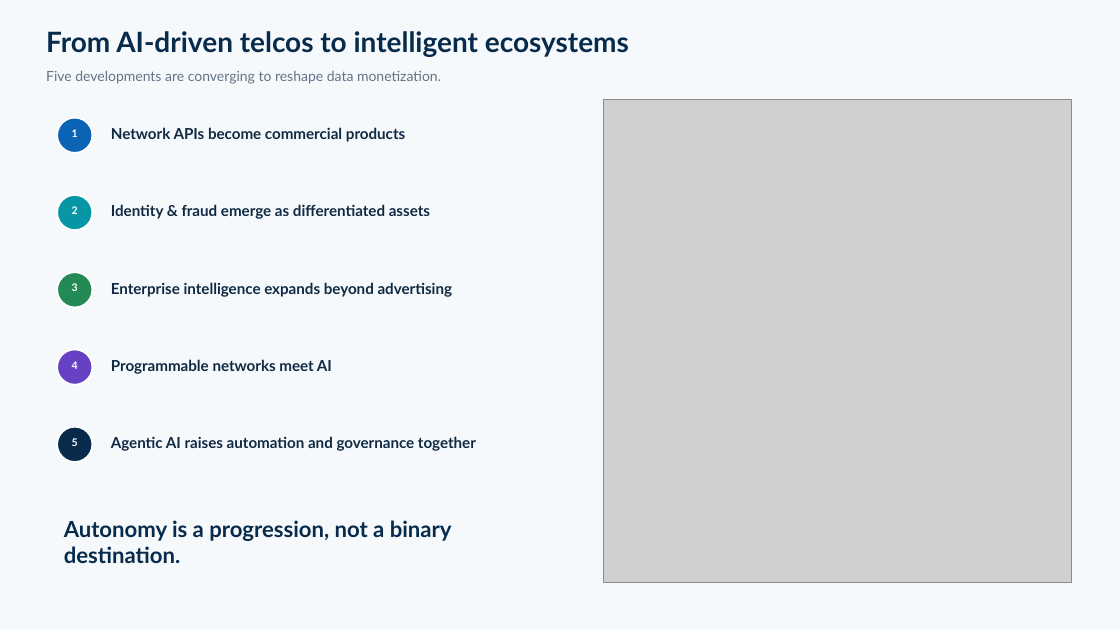
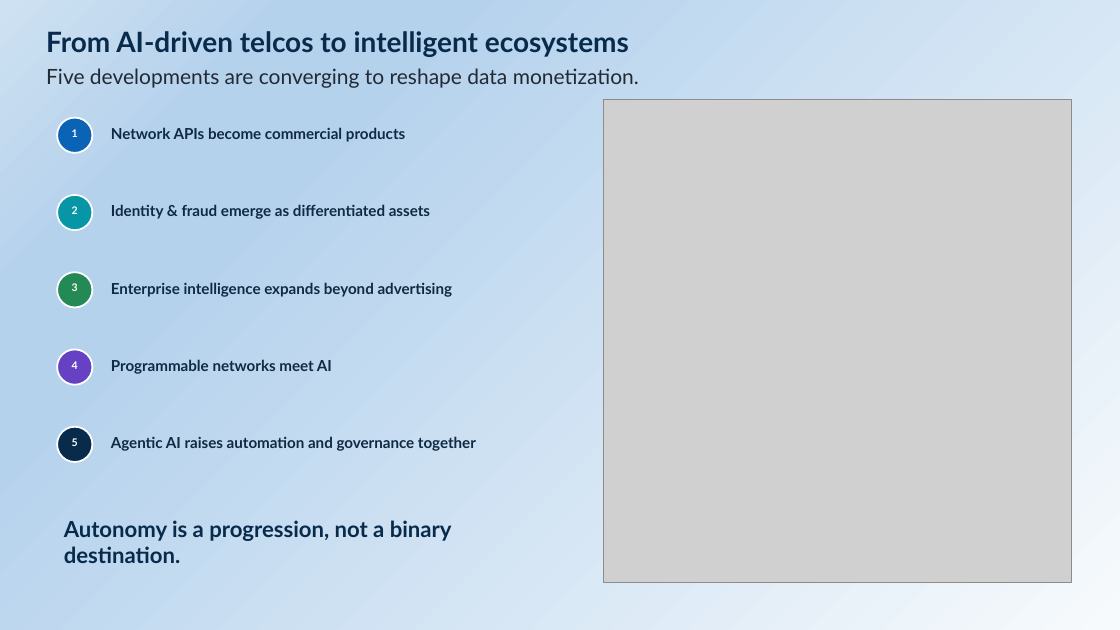
Before and after one commit to rajkamal1410/Invent-Telco-AI-Initiatives, a slide deck: slide 13 of documents/Intelligent_Telco_Infographic_Rich_Presentation.pptx (slide 14 before the commit). Drawn at 1120x630 pixels with LibreOffice and Linux fonts; fonts in the diff are those of the drawing; grey boxes stand for pictures. Boxes give left, top, right and bottom in pixels: in the first picture for what was removed or moved away, otherwise in the second. Text is boxed around its words. In the diff, an @@ line names an element or a change of style, - is before the commit and + after.

```diff
--- a/documents/Intelligent_Telco_Infographic_Rich_Presentation.pptx
+++ b/documents/Intelligent_Telco_Infographic_Rich_Presentation.pptx
@@ background #F6F9FC to gradient #F7FAFD to #B5D2EC to #CEE1F2 @@
@@ text "Five developments are converging to ..." at box(46, 68, 639, 88): size 12 to 18 pt, text colour #627487 to #222A35 @@
```
Also in this commit, not shown: 13 other slides changed, 1 slide removed, 7 other files.
